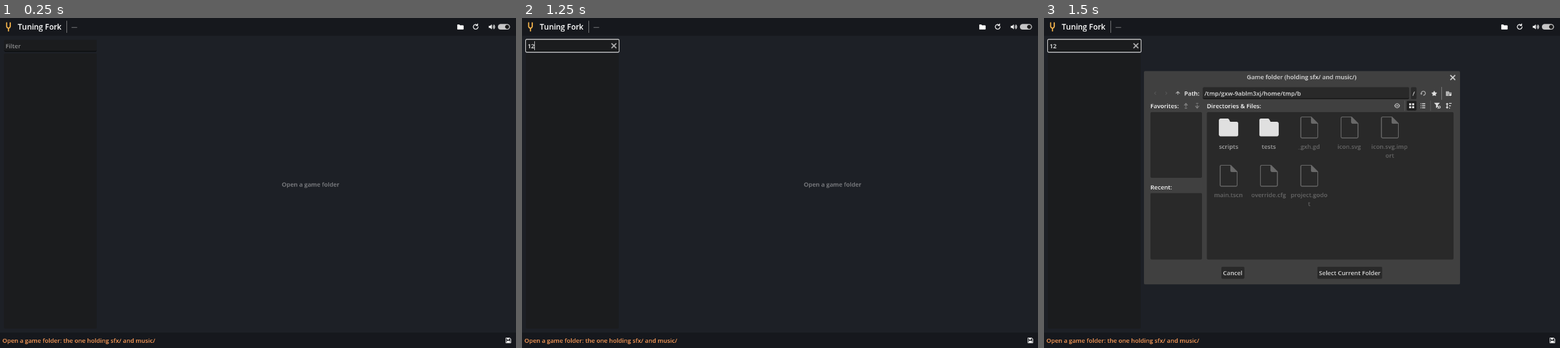
Above: before the commit, frames 1-3 (left to right).
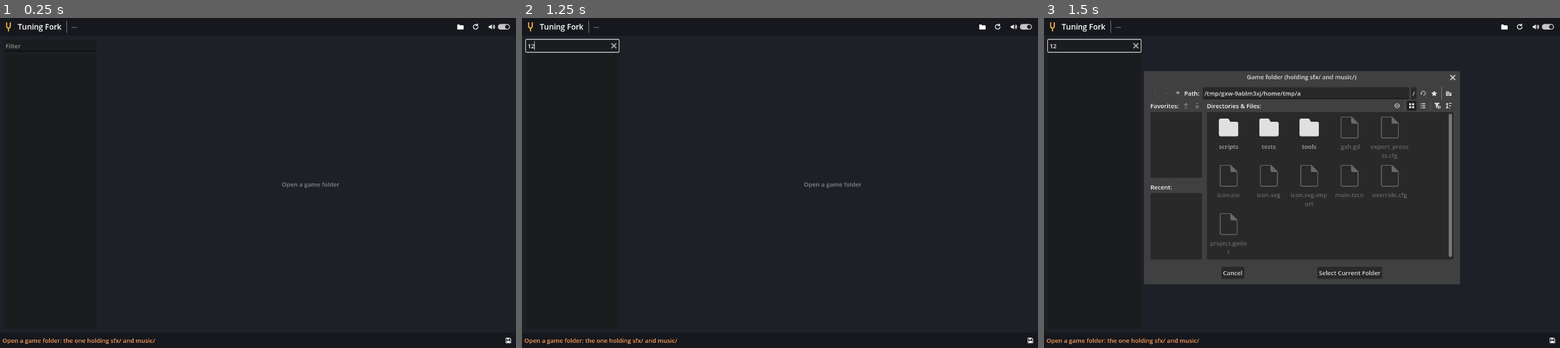
Above: after the commit, the same moments.

Repository: JaspervanderSter/game-off-2026
Game: Godot game, scene res://main.tscn
Same seed, same stepped clock (60 frames per second), same inputs: the game is played once before the commit and once after it.
Inputs (mouse positions are in pixels of both pictures, inside the frame that each line leads up to):
- Up to frame 1 (0.25 s): no input
- Up to frame 2 (1.25 s): click (573, 44) at 0.52 s; type "12" at 0.6 s
- Up to frame 3 (1.5 s): click (1503, 27) at 1.27 s

Frames 1-2 are identical in both runs. In frame 3, 1.0% of the frame differs, in the area x 32-80%, y 22-73%.

Commit message:
Export Tuning Fork as a standalone Windows executable
tools/tuning_fork/export_windows.ps1 regenerates icon.ico from icon.svg and
exports export/TuningFork/TuningFork.exe, a single executable with the fork
icon that runs without Godot. The exported tool finds the repository's
prototypes by looking upward from its own folder, since res:// lies inside
the executable there.

Co-Authored-By: Claude Opus 5.5 <noreply@anthropic.com>

Diff:
--- a/tools/tuning_fork/scripts/tuning_fork.gd
+++ b/tools/tuning_fork/scripts/tuning_fork.gd
@@ -159,12 +159,22 @@
 
 # --- Folder and selection -------------------------------------------------
 
-## Newest prototype of this repository that has an sfx/ folder.
+## Newest prototype of this repository that has an sfx/ folder. The repository
+## is the nearest folder above the project (or, exported, above the executable)
+## that holds prototypes/.
 func _find_game_folder() -> String:
-	var repo := ProjectSettings.globalize_path("res://").path_join("../..").simplify_path()
-	var prototypes := repo.path_join("prototypes")
+	var start := ProjectSettings.globalize_path("res://")
+	if OS.has_feature("template"):
+		start = OS.get_executable_path().get_base_dir()
+	var prototypes := ""
+	var dir := start.simplify_path()
+	for i in 6:
+		if DirAccess.dir_exists_absolute(dir.path_join("prototypes")):
+			prototypes = dir.path_join("prototypes")
+			break
+		dir = dir.get_base_dir()
 	var found := ""
-	if DirAccess.dir_exists_absolute(prototypes):
+	if prototypes != "":
 		var folders := Array(DirAccess.get_directories_at(prototypes))
 		folders.sort()
 		for folder: String in folders:
--- /dev/null
+++ b/tools/tuning_fork/tools/make_windows_icon.gd
@@ -0,0 +1,63 @@
+extends SceneTree
+## Renders icon.svg into icon.ico (16 to 256 px, PNG entries), the icon that the
+## Windows export embeds in the executable. export_windows.ps1 runs it before each
+## export; run it by hand after changing icon.svg if exporting from the editor:
+##
+##   godot --headless --path . --script res://tools/make_windows_icon.gd
+
+const SOURCE := "res://icon.svg"
+const TARGET := "res://icon.ico"
+const SIZES := [16, 24, 32, 48, 64, 128, 256]
+
+
+func _init() -> void:
+	var svg := FileAccess.get_file_as_bytes(SOURCE)
+	if svg.is_empty():
+		push_error("Cannot read %s" % SOURCE)
+		quit(1)
+		return
+	var probe := Image.new()
+	if probe.load_svg_from_buffer(svg) != OK:
+		push_error("Cannot parse %s" % SOURCE)
+		quit(1)
+		return
+	var base_size := maxi(probe.get_width(), probe.get_height())
+
+	var pngs: Array[PackedByteArray] = []
+	for size: int in SIZES:
+		var image := Image.new()
+		image.load_svg_from_buffer(svg, float(size) / base_size)
+		if image.get_width() != size or image.get_height() != size:
+			image.resize(size, size, Image.INTERPOLATE_LANCZOS)
+		image.convert(Image.FORMAT_RGBA8)
+		pngs.append(image.save_png_to_buffer())
+
+	var ico := StreamPeerBuffer.new()
+	ico.big_endian = false
+	ico.put_u16(0)  # reserved
+	ico.put_u16(1)  # type: icon
+	ico.put_u16(SIZES.size())
+	var offset := 6 + 16 * SIZES.size()
+	for i in SIZES.size():
+		var size: int = SIZES[i]
+		ico.put_u8(0 if size >= 256 else size)  # width
+		ico.put_u8(0 if size >= 256 else size)  # height
+		ico.put_u8(0)  # palette colors
+		ico.put_u8(0)  # reserved
+		ico.put_u16(1)  # color planes
+		ico.put_u16(32)  # bits per pixel
+		ico.put_u32(pngs[i].size())
+		ico.put_u32(offset)
+		offset += pngs[i].size()
+	for png in pngs:
+		ico.put_data(png)
+
+	var file := FileAccess.open(TARGET, FileAccess.WRITE)
+	if file == null:
+		push_error("Cannot write %s" % TARGET)
+		quit(1)
+		return
+	file.store_buffer(ico.data_array)
+	file.close()
+	print("Wrote %s (%s)" % [TARGET, ", ".join(SIZES.map(func(s): return str(s)))])
+	quit(0)
Not shown, added: tools/tuning_fork/export_presets.cfg
Binary file added: tools/tuning_fork/icon.ico
Not shown, added: tools/tuning_fork/tools/make_windows_icon.gd.uid
Not shown, added: tools/tuning_fork/export_windows.ps1
